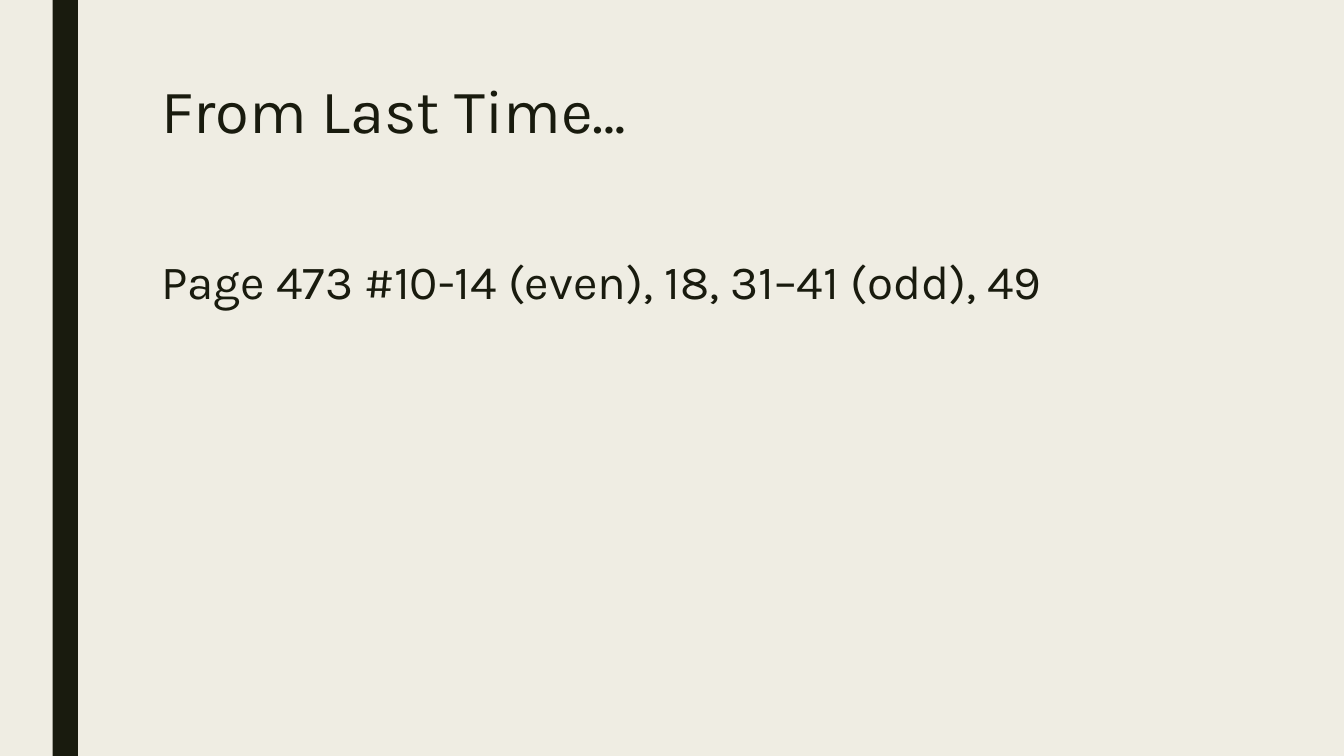
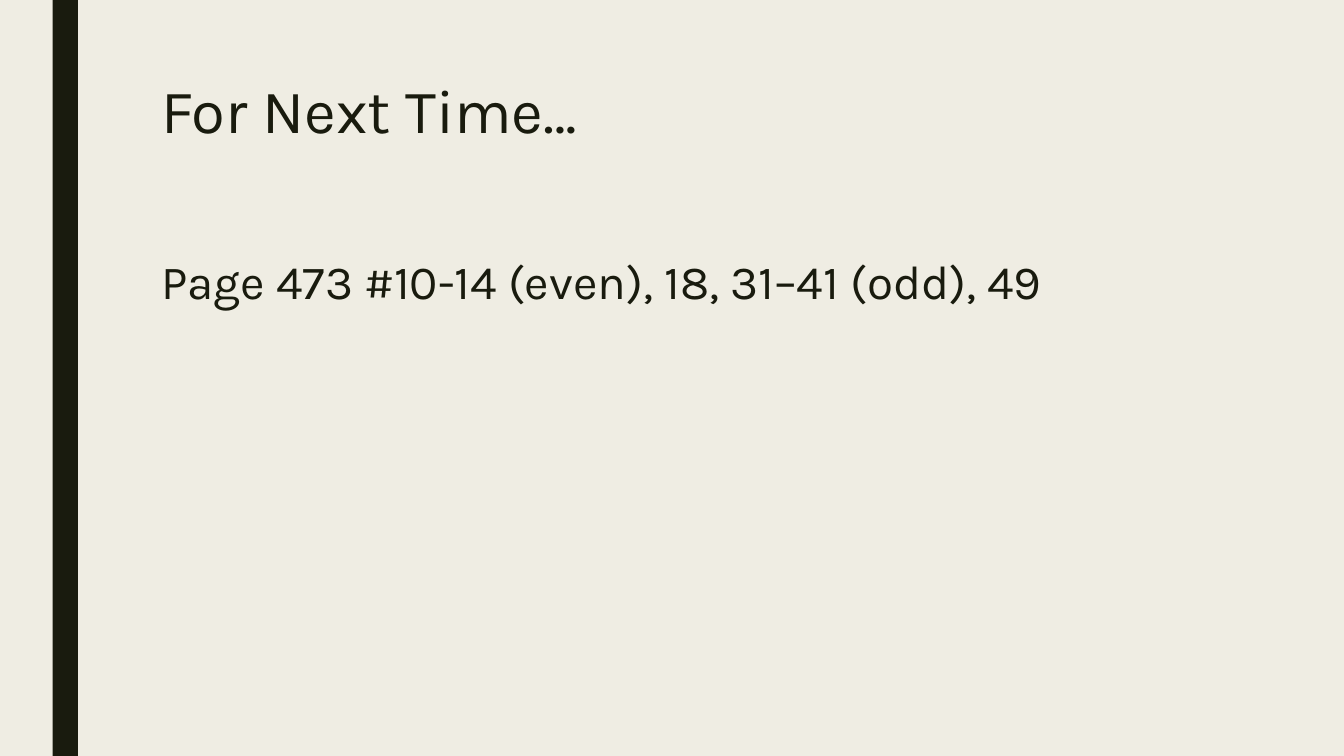
Before and after one commit to codecuddy/algebra_3-4, a slide deck: slide 11 of _PowerPoints/2nd Semester/Unit 9 Logarithms/Algebra_4_Day_076 7.5 Exponential and Log Equations.pptx (slide 2 before the commit). Drawn at 1344x756 pixels with LibreOffice and Linux fonts; fonts in the diff are those of the drawing. Boxes give left, top, right and bottom in pixels: in the first picture for what was removed or moved away, otherwise in the second. Text is boxed around its words. In the diff, an @@ line names an element or a change of style, - is before the commit and + after.

```diff
--- a/_PowerPoints/2nd Semester/Unit 9 Logarithms/Algebra_4_Day_076 7.5 Exponential and Log Equations.pptx
+++ b/_PowerPoints/2nd Semester/Unit 9 Logarithms/Algebra_4_Day_076 7.5 Exponential and Log Equations.pptx
@@ title at <box>161,90,577,134</box>: text changed @@
-From Last Time…
+For Next Time…
```
Also in this commit, not shown: 1 other slide changed, 1 slide added, 3 other files.
